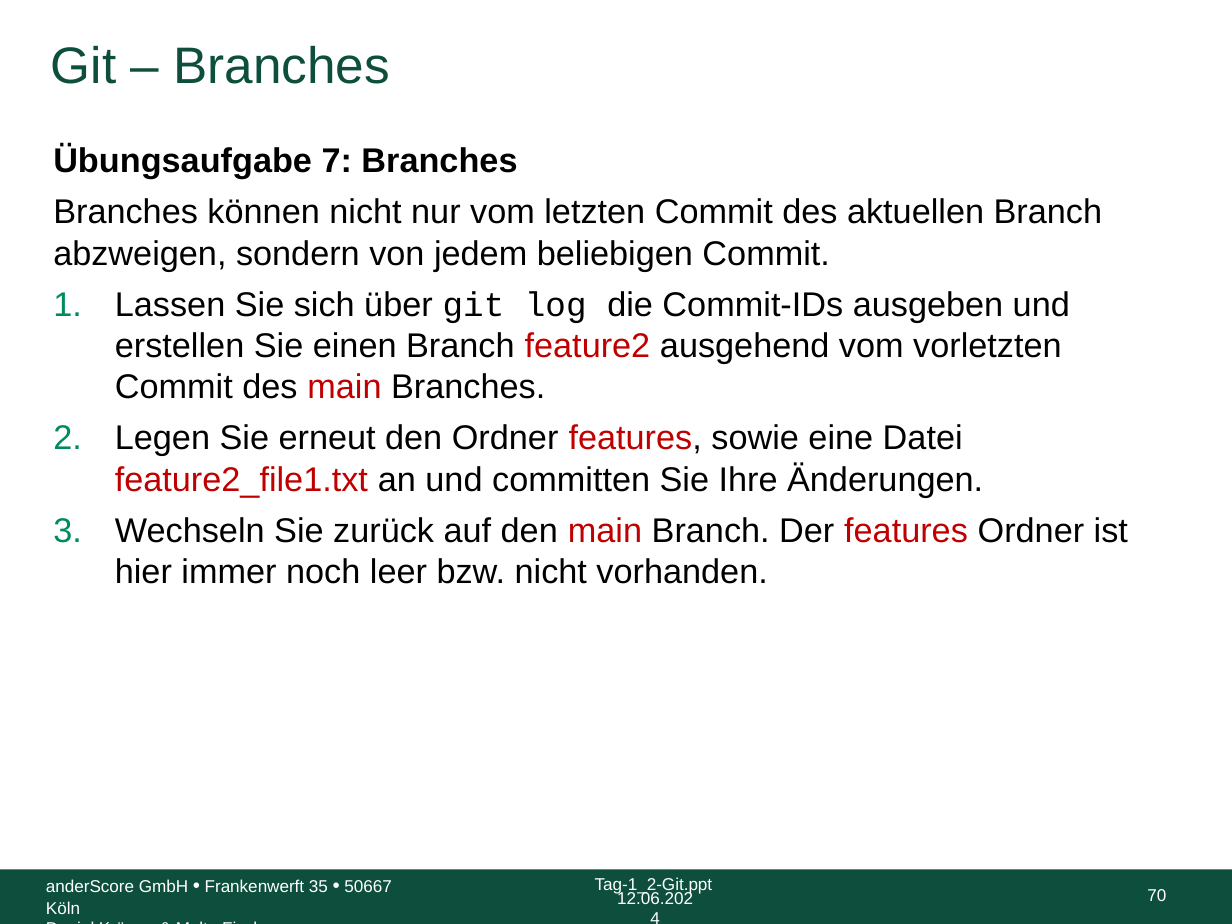
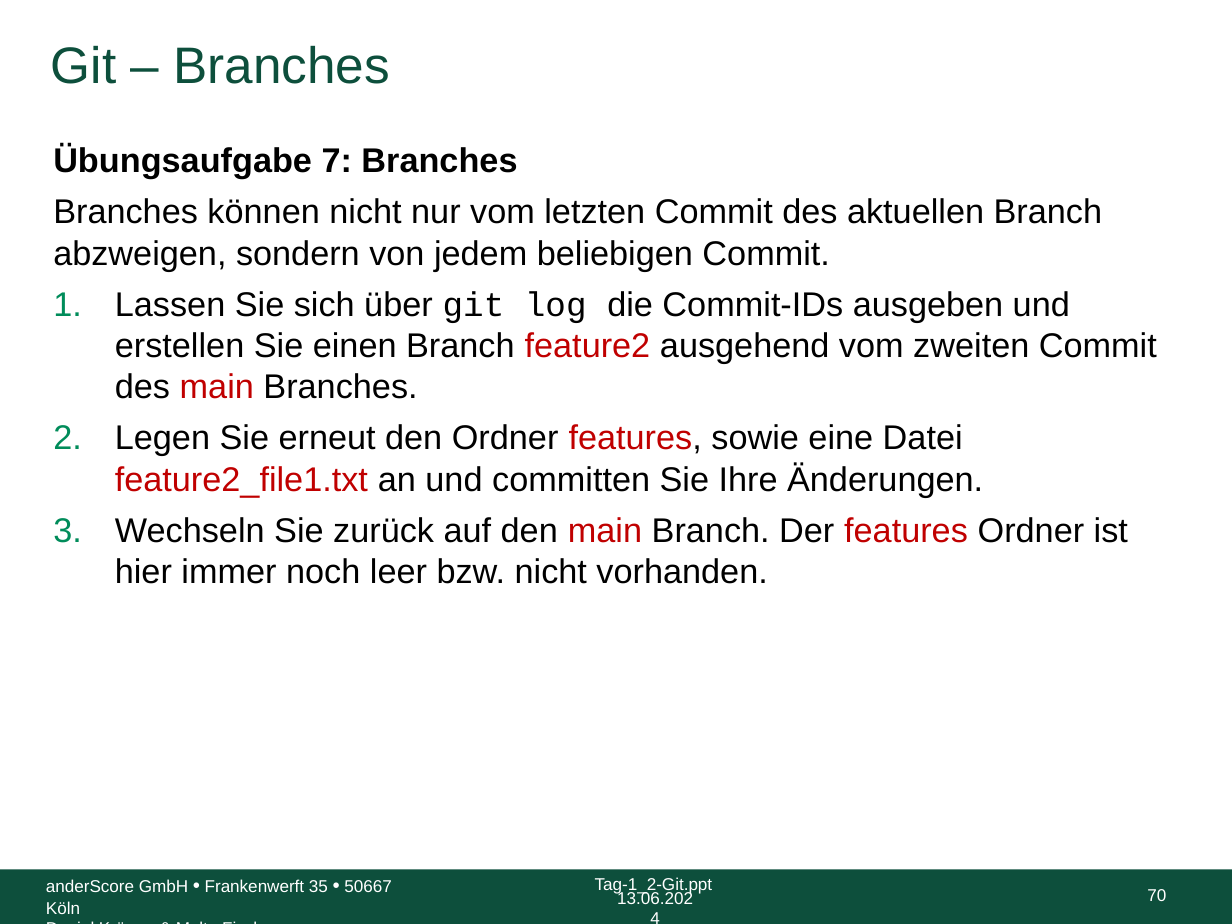
Before and after one commit to anderscore-gmbh/gitlab, a slide deck: slide 70 of slides/Tag-1_2-Git.pptx. Drawn at 1232x924 pixels with LibreOffice and Linux fonts; fonts in the diff are those of the drawing; background and template pictures are left out. Boxes give left, top, right and bottom in pixels: in the first picture for what was removed or moved away, otherwise in the second. Text is boxed around its words. In the diff, an @@ line names an element or a change of style, - is before the commit and + after.

```diff
--- a/slides/Tag-1_2-Git.pptx
+++ b/slides/Tag-1_2-Git.pptx
@@ text at [115, 291, 1157, 399]: text changed @@
-1. Lassen Sie sich über git log die Commit-IDs ausgeben und erstellen Sie einen Branch feature2 ausgehend vom vorletzten Commit des main Branches.
+1. Lassen Sie sich über git log die Commit-IDs ausgeben und erstellen Sie einen Branch feature2 ausgehend vom zweiten Commit des main Branches.
@@ text at [617, 890, 693, 904]: text changed @@
-12.06.2024
+13.06.2024
```
Also in this commit, not shown: 79 other slides changed, 1 other file.
